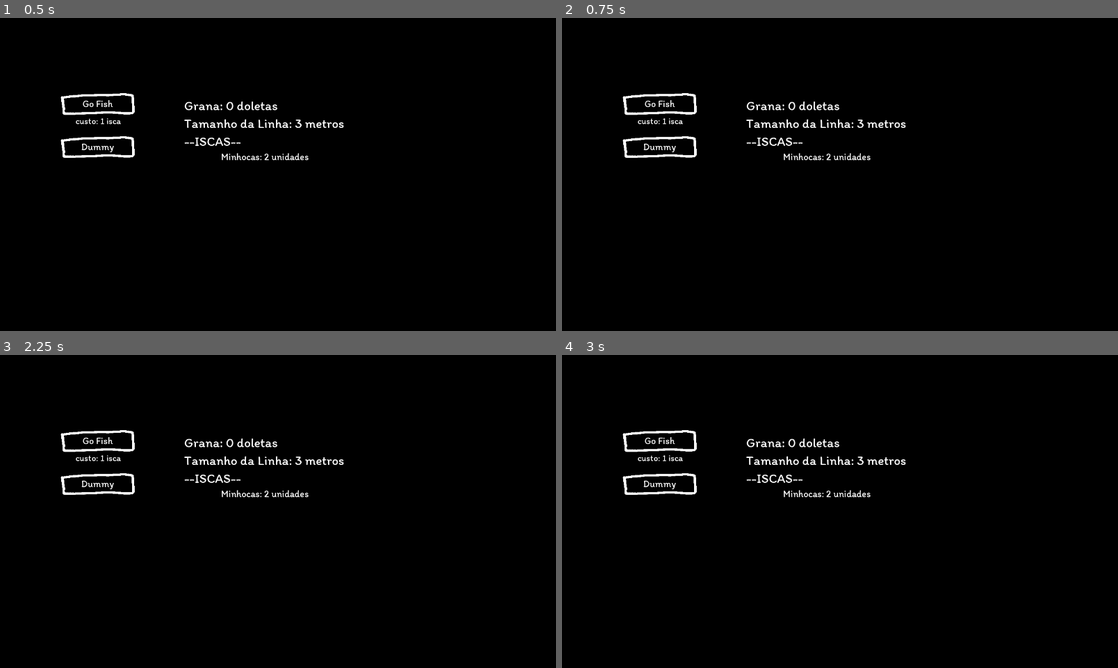
Above: before the commit, frames 1-4 (two rows, left to right).
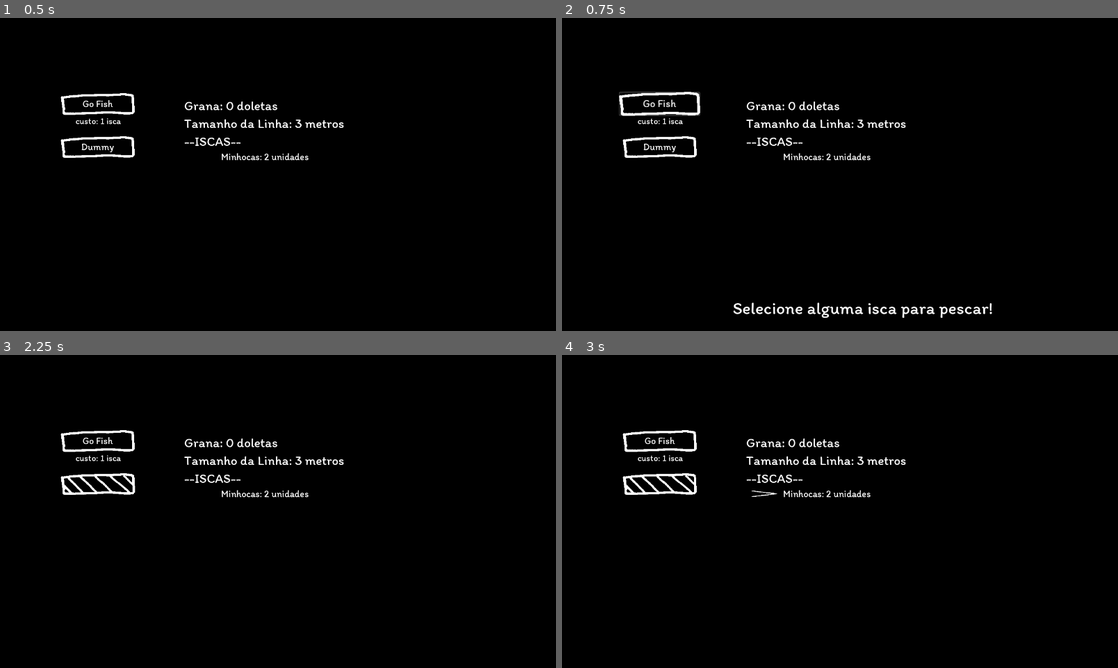
Above: after the commit, the same moments.

Repository: rilifon/A-Fera-Que-Habita-Em-Mim
Game: Godot game, scene res://MainScene.tscn
Same seed, same stepped clock (60 frames per second), same inputs: the game is played once before the commit and once after it.
Inputs:
- Up to frame 1 (0.5 s): no input
- Up to frame 2 (0.75 s): click "Go Fish" at 0.5 s
- Up to frame 3 (2.25 s): click "Go Fish" at 1.25 s; click "Dummy" at 2 s
- Up to frame 4 (3 s): click "Minhocas: 2 unidades" at 2.75 s

Frame 1 is identical in both runs. In frame 2, 1.2% of the frame differs, in the area x 10-78%, y 23-96%; in frame 3, 0.2%; in frame 4, 0.2%.

Commit message:
Fix layer capturing inputs

Diff:
--- a/project/ColorShader.shader
+++ /dev/null
@@ -1,9 +0,0 @@
-shader_type canvas_item;
-
-uniform vec4 bg_color : hint_color = vec4(0.0, 0.0, 0.0, 1.0);
-uniform vec4 fg_color : hint_color = vec4(1.0, 1.0, 1.0, 1.0);
-
-void fragment(){
-	vec4 tex_color = texture(SCREEN_TEXTURE, SCREEN_UV);
-	COLOR.rgb = mix(fg_color.rgb, bg_color.rgb, tex_color.r);
-}
--- a/project/PaletteLayer.tscn
+++ b/project/PaletteLayer.tscn
@@ -26,7 +26,7 @@
 material = SubResource( 2 )
 anchor_right = 1.0
 anchor_bottom = 1.0
-mouse_filter = 1
+mouse_filter = 2
 __meta__ = {
 "_edit_use_anchors_": false
 }
